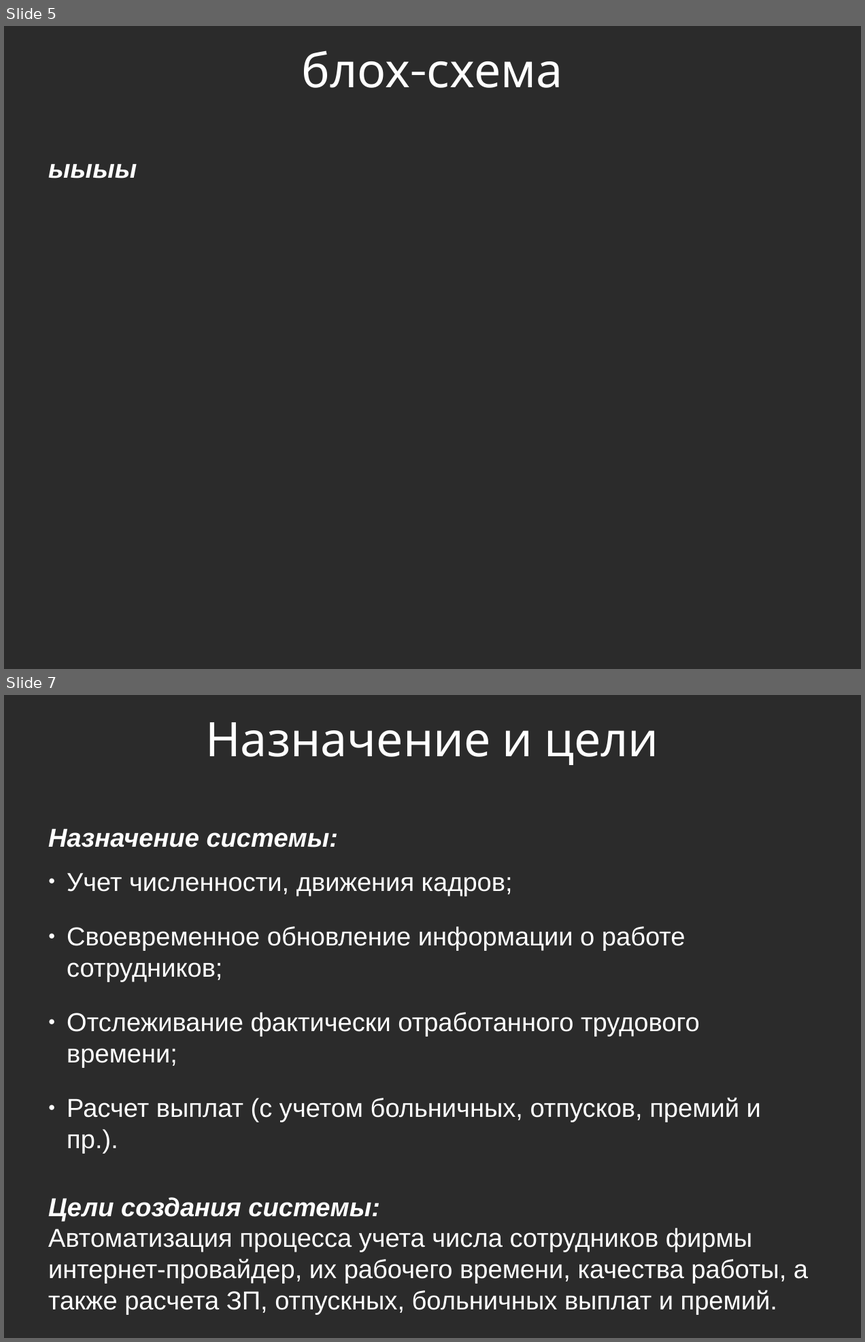
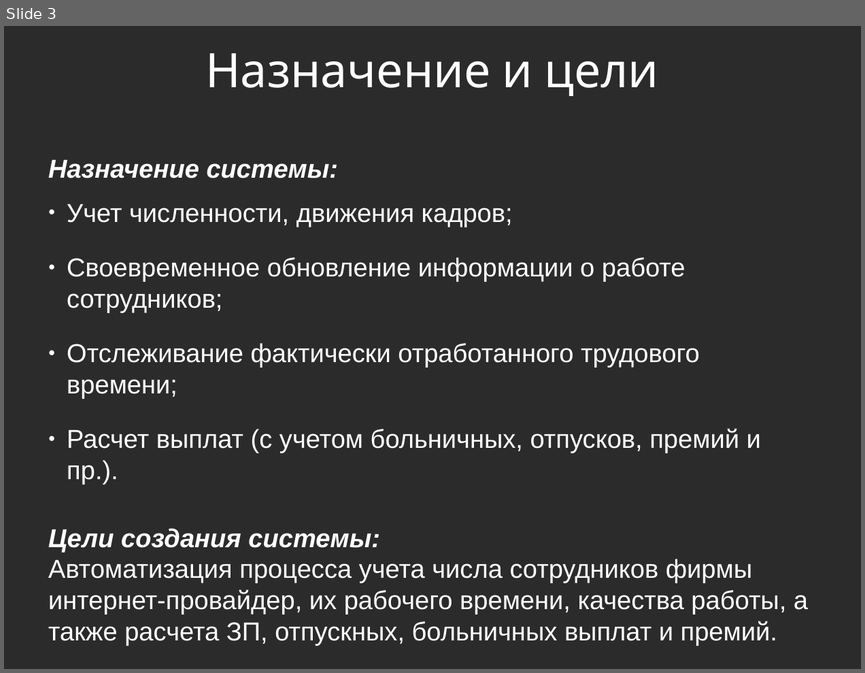
Before and after one commit to ikherty/OPD, a slide deck: PrezentationOPD.odp. Shown one above the other, each under a label of ours: slides 5 and 7 before the commit, slide 3 after it; the slides between them are not shown. The pictures are 865x1342 and 865x673 pixels, drawn with LibreOffice and Linux fonts; fonts in the diff are those of the drawing; background and template pictures are left out; a plain dark background stands for a picture behind light text. Boxes give left, top, right and bottom in pixels: in the first picture for what was removed or moved away, otherwise in the second. Text is boxed around its words. In the diff, an @@ line names an element or a change of style, - is before the commit and + after.

```diff
--- a/PrezentationOPD.odp
+++ b/PrezentationOPD.odp
@@ slide 5 removed at (4, 26, 861, 669), background picture (left out) @@
@@ title removed at (302, 50, 563, 88) @@
-блох-схема
@@ text removed at (48, 164, 137, 178) @@
-ыыыы
@@ what was slide 7 is now slide 3 @@
```
Also in this commit, not shown: 3 slides changed, 2 slides added, 2 other slides removed, 43 other files.
